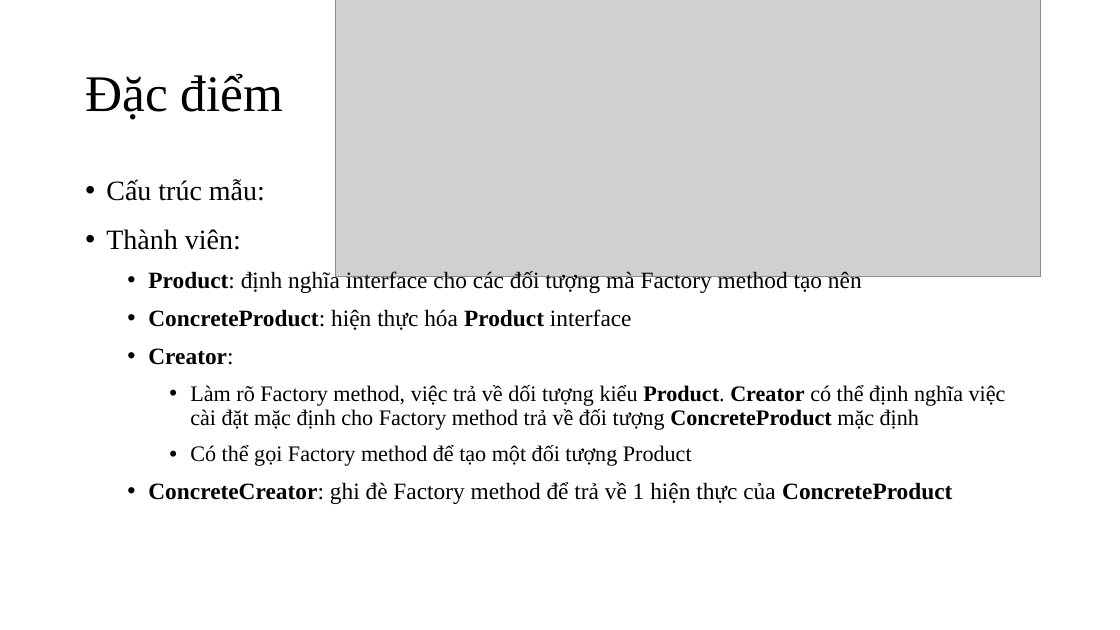
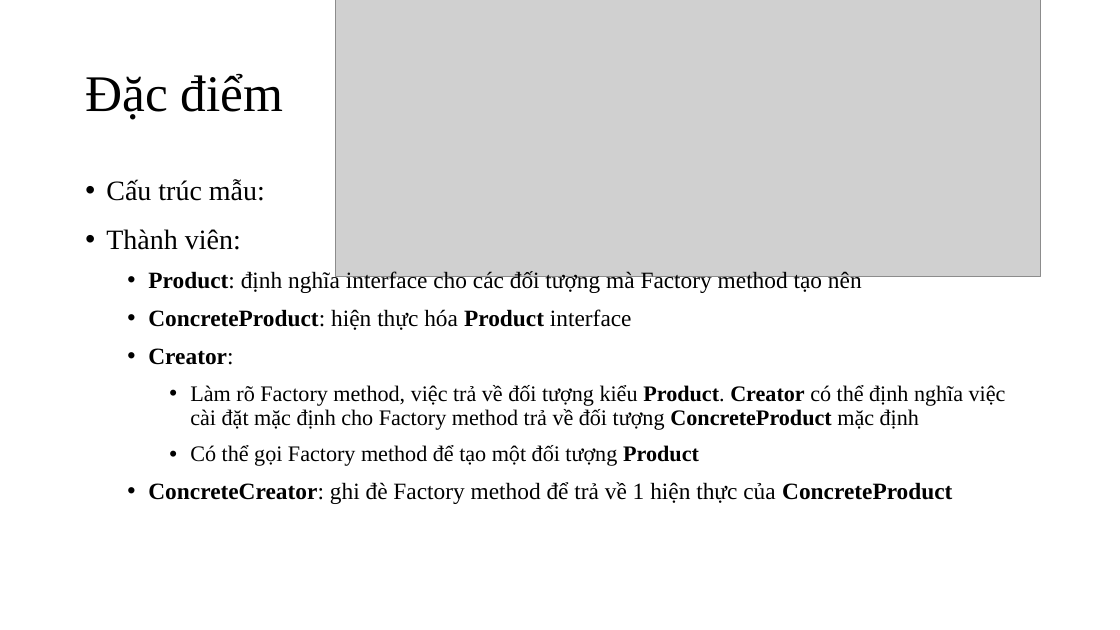
Before and after one commit to QuickyBooster/Factory-Method, a slide deck: slide 6 of Factory.pptx. Drawn at 1120x630 pixels with LibreOffice and Linux fonts; fonts in the diff are those of the drawing; grey boxes stand for pictures. Boxes give left, top, right and bottom in pixels: in the first picture for what was removed or moved away, otherwise in the second. Text is boxed around its words. In the diff, an @@ line names an element or a change of style, - is before the commit and + after.

Commit message:
fix slide

```diff
--- a/Factory.pptx
+++ b/Factory.pptx
@@ text at bbox=[190, 385, 1006, 430]: text changed @@
-    • Làm rõ Factory method, việc trả về dối tượng kiểu Product. Creator có thể định nghĩa việc cài đặt mặc định cho Factory method trả về đối tượng ConcreteProduct mặc định
+    • Làm rõ Factory method, việc trả về đối tượng kiểu Product. Creator có thể định nghĩa việc cài đặt mặc định cho Factory method trả về đối tượng ConcreteProduct mặc định
@@ text at bbox=[190, 445, 699, 466]: bold on in "Product" @@
```
Also in this commit, not shown: 2 other slides changed.
